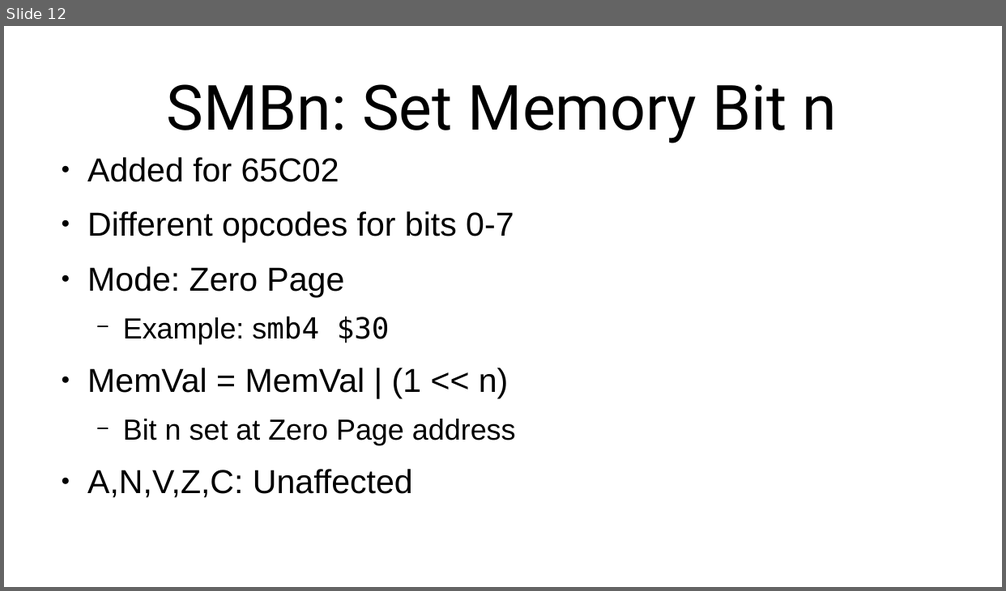
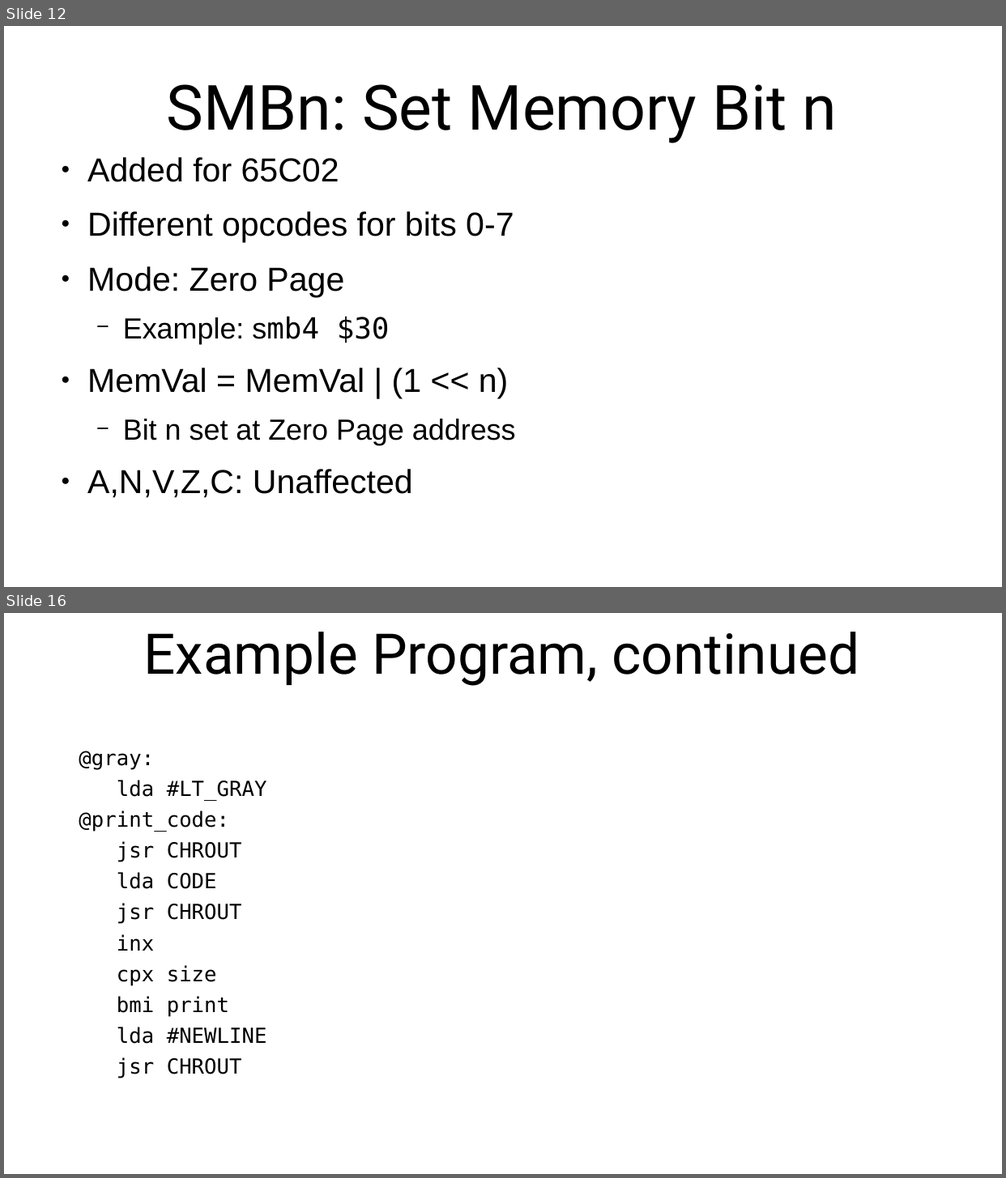
Before and after one commit to SlithyMatt/x16-assembly-tutorial, a slide deck: Lesson6/Lesson6.odp. Shown one above the other, each under a label of ours: slide 12 before the commit, slides 12 and 16 after it; the slides between them are not shown. The pictures are 1006x591 and 1006x1178 pixels, drawn with LibreOffice and Linux fonts; fonts in the diff are those of the drawing. Boxes give left, top, right and bottom in pixels: in the first picture for what was removed or moved away, otherwise in the second. Text is boxed around its words. In the diff, an @@ line names an element or a change of style, - is before the commit and + after.

```diff
--- a/Lesson6/Lesson6.odp
+++ b/Lesson6/Lesson6.odp
@@ slide 16 added at box(4, 613, 1002, 1174), background #FFFFFF @@
@@ title added at box(144, 632, 859, 686), 54 pt, text #000000 @@
+Example Program, continued
@@ text added at box(79, 751, 267, 1079), 20 pt, text #000000 @@
+@gray:
+lda #LT_GRAY
+@print_code:
+jsr CHROUT
+lda CODE
+jsr CHROUT
+inx
+cpx size
+bmi print
+lda #NEWLINE
+jsr CHROUT
```
Also in this commit, not shown: 2 slides changed, 4 other slides added.
